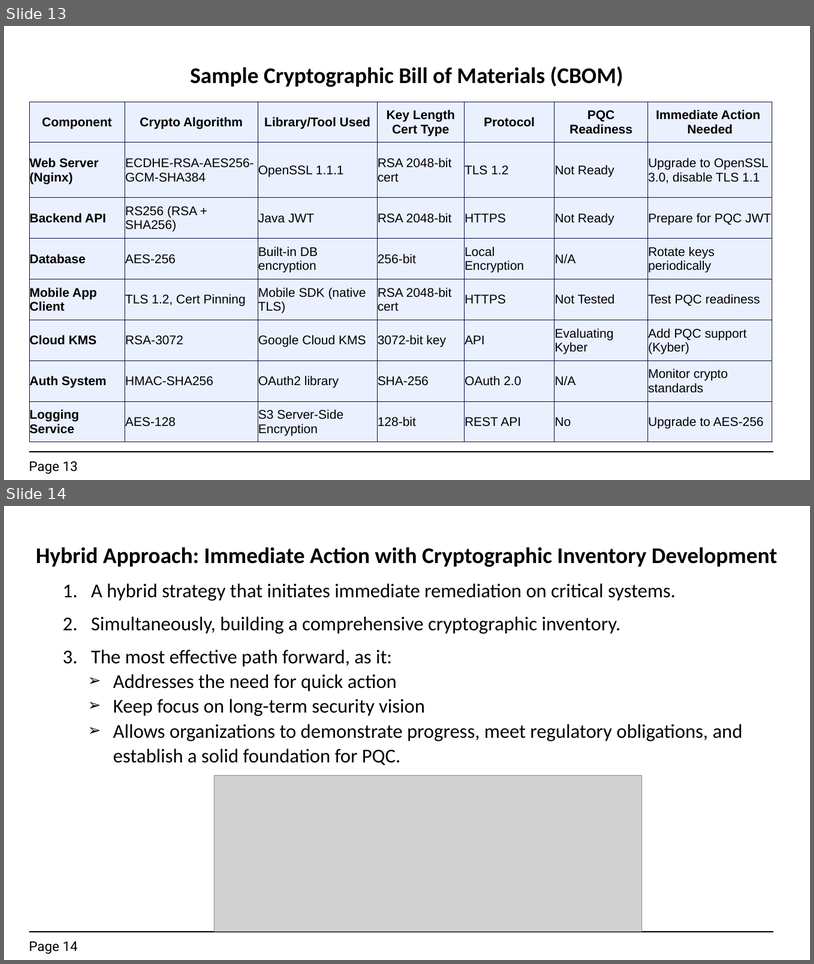
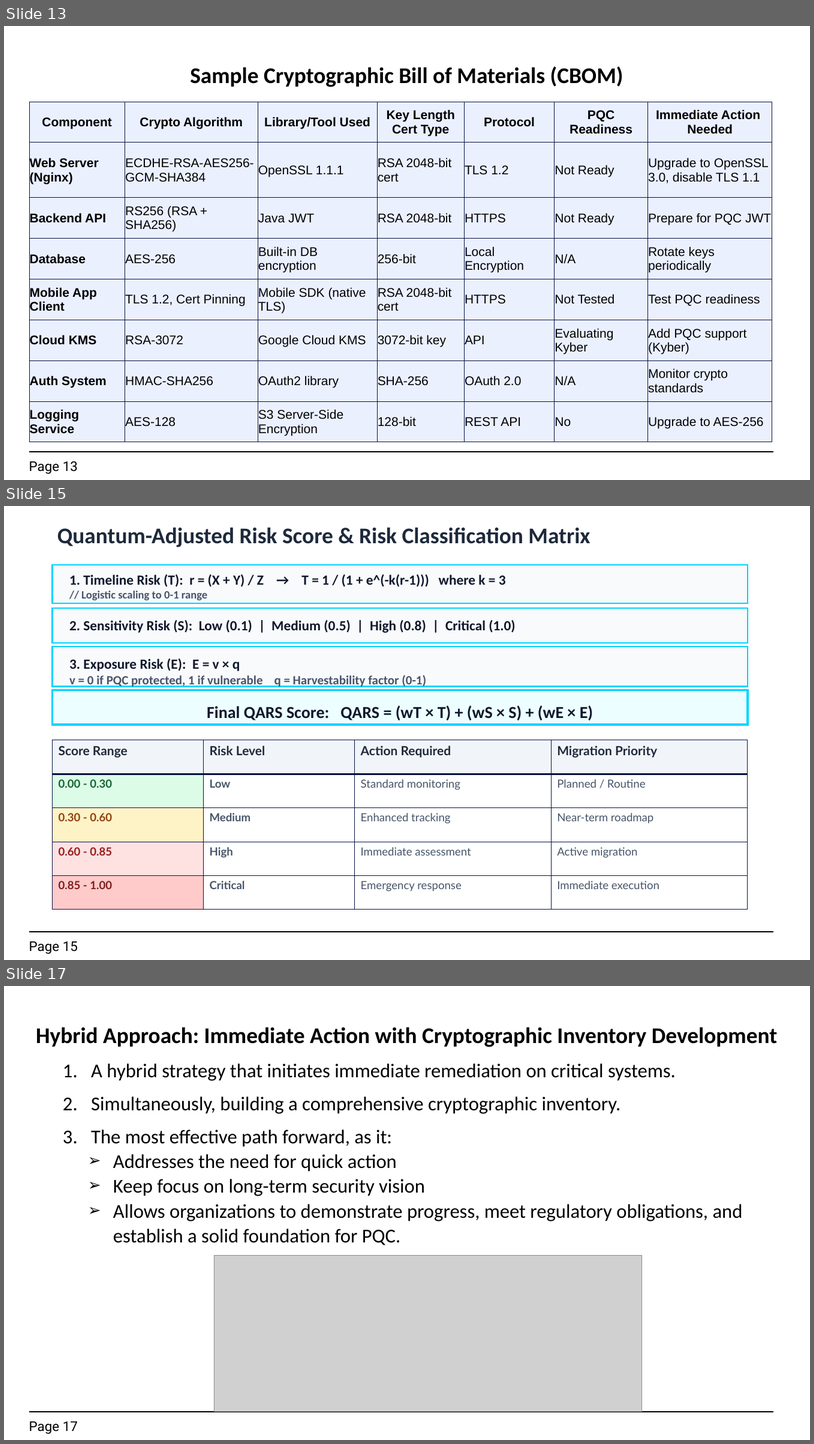
Before and after one commit to 7elmie/EGQCC, a slide deck: Presentations/5.Quantum Risk Assesment.pptx. Shown one above the other, each under a label of ours: slides 13 and 14 before the commit, slides 13, 15 and 17 after it; the slides between them are not shown. The pictures are 814x964 and 814x1444 pixels, drawn with LibreOffice and Linux fonts; fonts in the diff are those of the drawing; grey boxes stand for pictures. Boxes give left, top, right and bottom in pixels: in the first picture for what was removed or moved away, otherwise in the second. Text is boxed around its words. In the diff, an @@ line names an element or a change of style, - is before the commit and + after.

Commit message:
Update Quantum Risk Assessment presentation and remove QARS file

```diff
--- a/Presentations/5.Quantum Risk Assesment.pptx
+++ b/Presentations/5.Quantum Risk Assesment.pptx
@@ slide 15 added at (4, 506, 810, 960), background #FFFFFF; not listed: 2 template elements that a slide beside it also shows @@
@@ text added at (57, 527, 590, 547), 32 pt, text #1E293B, bold @@
+Quantum-Adjusted Risk Score & Risk Classification Matrix
@@ rectangle added at (53, 565, 748, 603), fill #F8FAFC, outline #00D4FF 2 pt @@
@@ text added at (69, 574, 506, 600), 20 pt, text #0F172A, bold @@
+1. Timeline Risk (T): r = (X + Y) / Z → T = 1 / (1 + e^(-k(r-1))) where k = 3
+// Logistic scaling to 0-1 range
@@ rectangle added at (53, 609, 748, 643), fill #F8FAFC, outline #00D4FF 2 pt @@
@@ text added at (69, 620, 515, 633), 20 pt, text #0F172A, bold @@
+2. Sensitivity Risk (S): Low (0.1) | Medium (0.5) | High (0.8) | Critical (1.0)
@@ rectangle added at (53, 646, 748, 686), fill #F8FAFC, outline #00D4FF 2 pt @@
@@ text added at (69, 658, 426, 688), 18 pt, text #475569, bold @@
+3. Exposure Risk (E): E = v × q
+v = 0 if PQC protected, 1 if vulnerable q = Harvestability factor (0-1)
@@ rectangle added at (53, 690, 748, 724), fill #ECFEFF, outline #00D4FF 3 pt @@
@@ text added at (207, 705, 593, 720), 24 pt, text #0F172A, bold @@
+Final QARS Score: QARS = (wT × T) + (wS × S) + (wE × E)
@@ table added at (53, 740, 748, 909), 5 rows, 4 columns @@
+Score Range | Risk Level | Action Required | Migration Priority
+0.00 - 0.30 | Low | Standard monitoring | Planned / Routine
+0.30 - 0.60 | Medium | Enhanced tracking | Near-term roadmap
+0.60 - 0.85 | High | Immediate assessment | Active migration
+0.85 - 1.00 | Critical | Emergency response | Immediate execution
@@ what was slide 14 is now slide 17 @@
@@ page number at (29, 1421, 78, 1434): text changed @@
-Page 14
+Page 17
```
Also in this commit, not shown: 2 other slides added.
